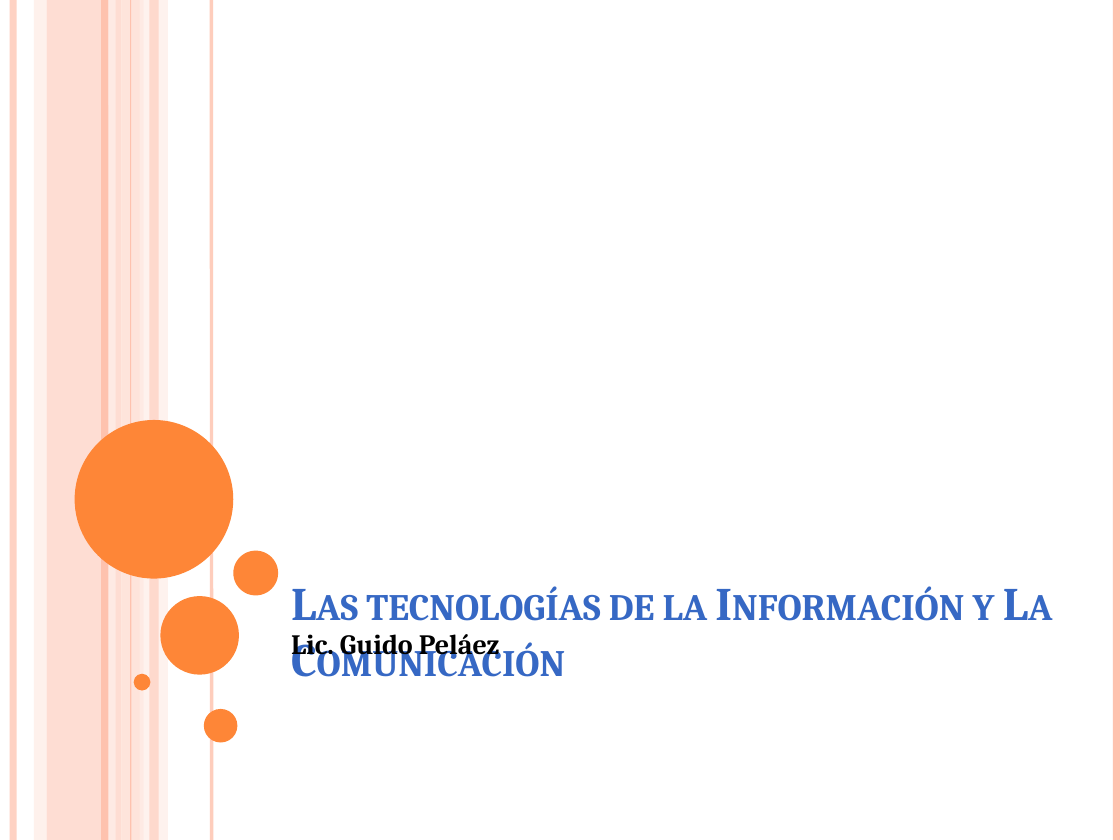
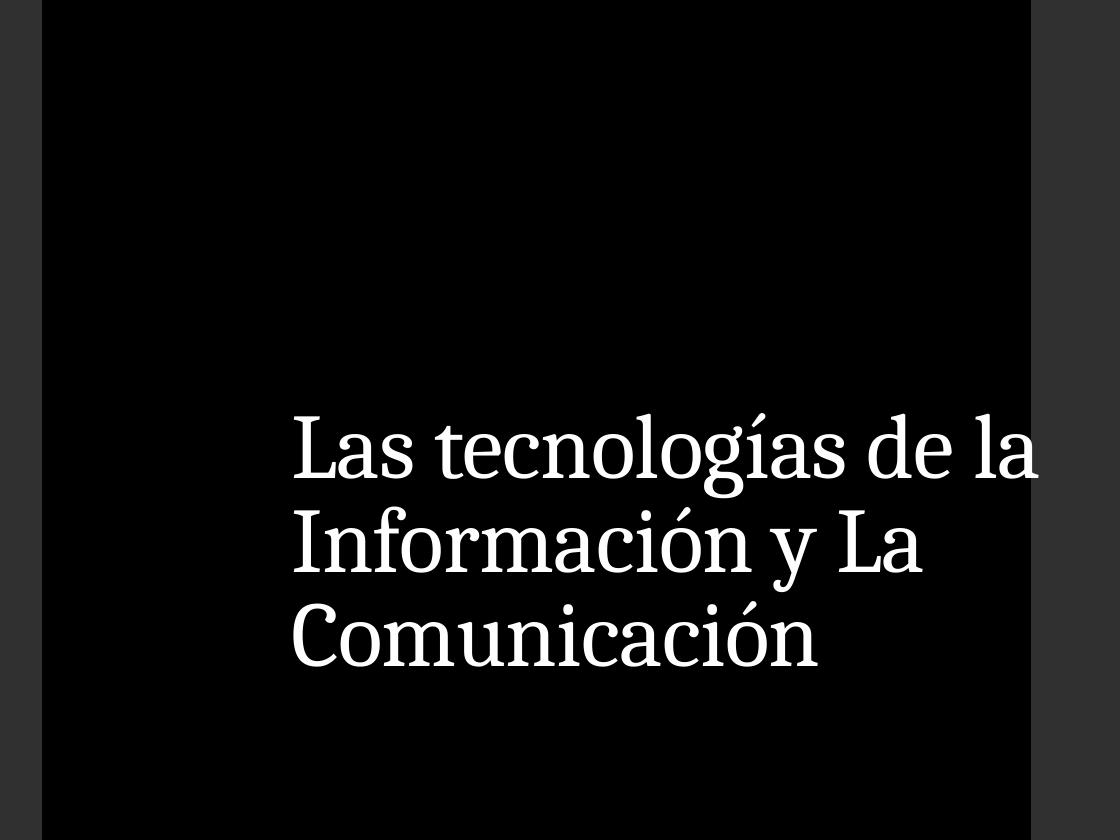
Before and after one commit to eric-vc/Feb-Jun19, a slide deck: slide 1 of Tehuipango/Tecnologías de la información y las comunicaciones/Material adicional/1.1.1 Conceptos.PPTX. Drawn at 1120x840 pixels with LibreOffice and Linux fonts; fonts in the diff are those of the drawing. Boxes give left, top, right and bottom in pixels: in the first picture for what was removed or moved away, otherwise in the second. Text is boxed around its words. In the diff, an @@ line names an element or a change of style, - is before the commit and + after.

```diff
--- a/Tehuipango/Tecnologías de la información y las comunicaciones/Material adicional/1.1.1 Conceptos.PPTX
+++ b/Tehuipango/Tecnologías de la información y las comunicaciones/Material adicional/1.1.1 Conceptos.PPTX
@@ background #FFFFFF to #000000 @@
@@ rectangle: place and size @@
-rectangle at box(34, 0, 46, 840)
+rectangle at box(0, 0, 43, 840)
@@ rectangle at box(0, 0, 43, 840): fill #FFD9CE at 36% opacity to #303030 @@
@@ line removed from (13, 0) to (13, 840) @@
@@ rectangle removed at box(47, 0, 122, 840) @@
@@ line removed from (104, 0) to (104, 840) @@
@@ line removed from (112, 0) to (112, 840) @@
@@ rectangle removed at box(121, 0, 143, 840) @@
@@ line removed from (131, 0) to (131, 840) @@
@@ rectangle removed at box(140, 0, 168, 840) @@
@@ rectangle removed at box(149, 0, 158, 840) @@
@@ line removed from (212, 0) to (212, 840) @@
@@ rectangle added at box(1032, 0, 1120, 840), fill #303030 @@
@@ line removed from (1117, 0) to (1117, 840) @@
@@ title "Las tecnologías de la Información ..." at box(291, 393, 1041, 667): size 30 to 59.4 pt, text colour #3668C4 to #FFFFFF, letter spacing 0 to -0.5 pt, bold off, small capitals off; line spacing 1 to 0.85 @@
@@ ellipse removed at box(75, 420, 234, 579) @@
@@ ellipse removed at box(233, 551, 278, 596) @@
@@ ellipse removed at box(160, 596, 239, 674) @@
@@ subtitle removed at box(291, 634, 500, 660) @@
-Lic. Guido Peláez
@@ ellipse removed at box(133, 674, 150, 691) @@
@@ ellipse removed at box(204, 709, 237, 743) @@
```
Also in this commit, not shown: 14 other slides changed, 3 slides added, 54 other files.
